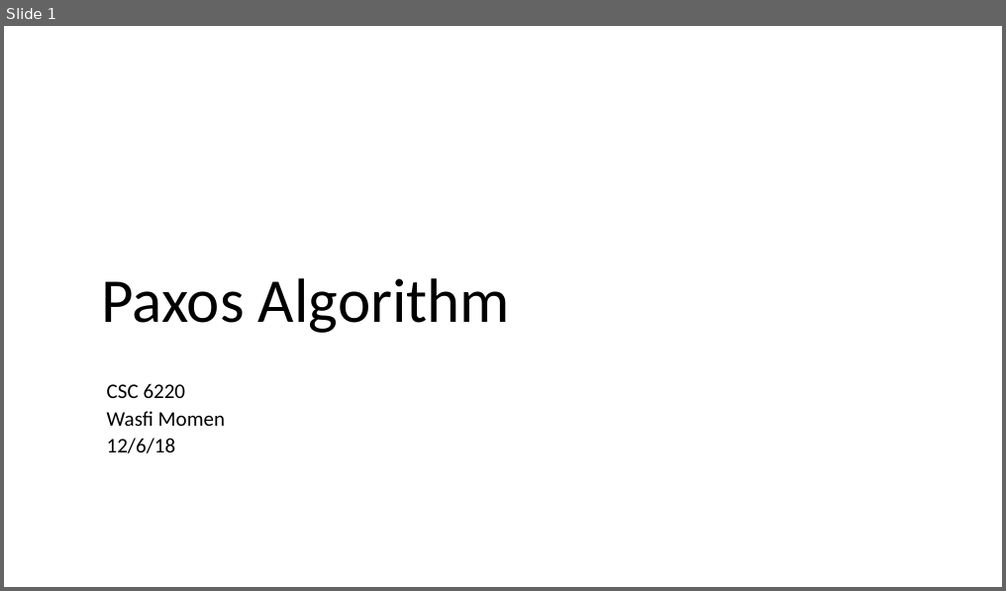
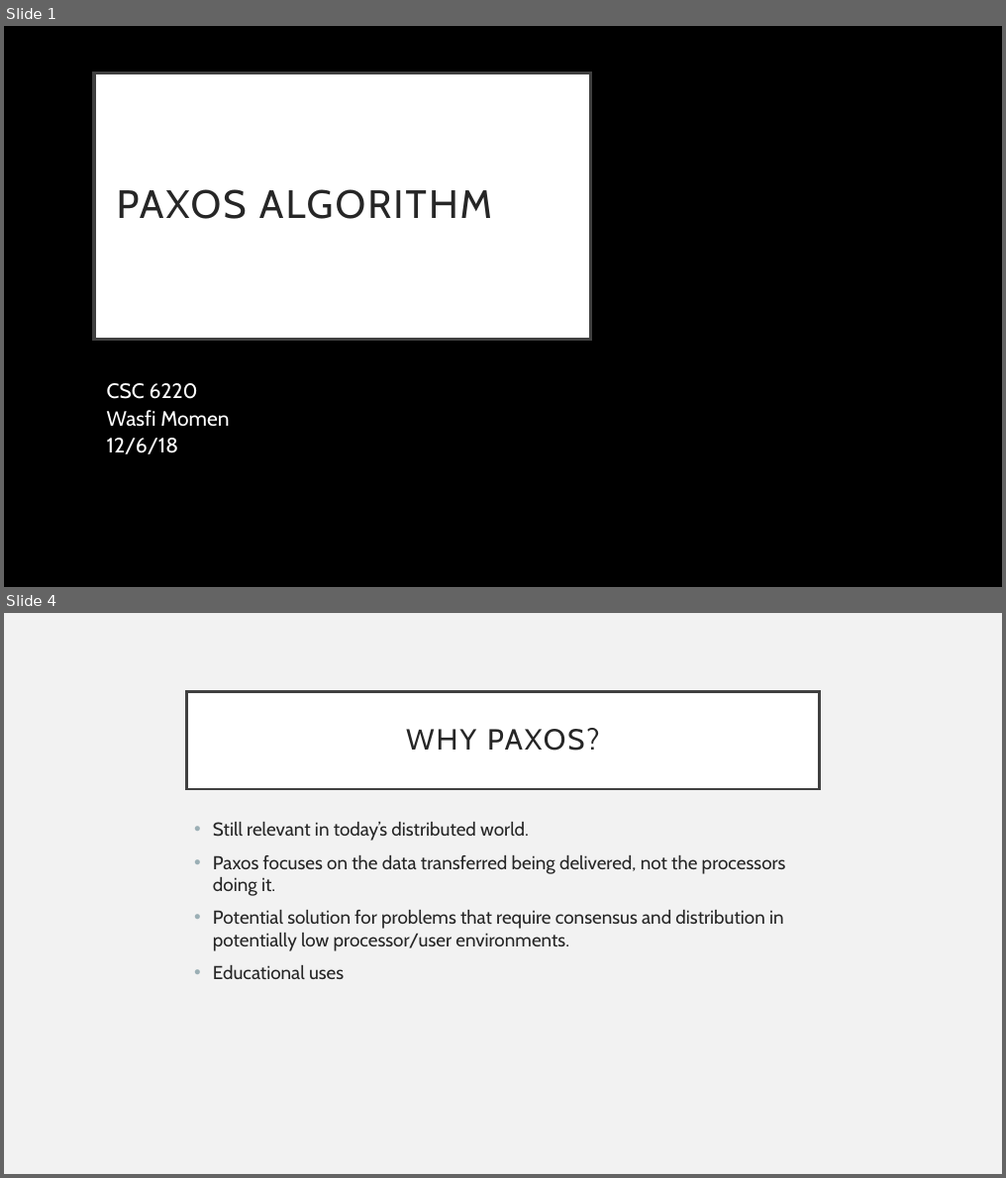
Before and after one commit to CodeFluent/Notes, a slide deck: CS-6220/hw/Grad_Project/Paxos Algorithm.pptx. Shown one above the other, each under a label of ours: slide 1 before the commit, slides 1 and 4 after it; the slides between them are not shown. The pictures are 1006x591 and 1006x1178 pixels, drawn with LibreOffice and Linux fonts; fonts in the diff are those of the drawing. Boxes give left, top, right and bottom in pixels: in the first picture for what was removed or moved away, otherwise in the second. Text is boxed around its words. In the diff, an @@ line names an element or a change of style, - is before the commit and + after.

```diff
--- a/CS-6220/hw/Grad_Project/Paxos Algorithm.pptx
+++ b/CS-6220/hw/Grad_Project/Paxos Algorithm.pptx
@@ slide 4 added at [4,613,1002,1174], background #F2F2F2 @@
@@ title added at [187,691,819,789], fill #FFFFFF, outline #404040 2.5 pt, 28 pt, text #262626 @@
+WHY PAXOS?
@@ text added at [213,822,786,979], 18 pt, text #262626 @@
+• Still relevant in today’s distributed world.
+• Paxos focuses on the data transferred being delivered, not the processors doing it.
+• Potential solution for problems that require consensus and distribution in potentially low processor/user environments.
+• Educational uses
@@ slide 1 changed as well @@
@@ background #FFFFFF to #000000 @@
@@ title "PAXOS ALGORITHM": place and size @@
-title "PAXOS ALGORITHM" at [102,278,510,333]
+title "PAXOS ALGORITHM" at [94,74,591,340]
@@ title "PAXOS ALGORITHM" at [94,74,591,340]: vertical alignment bottom to middle; fill none to #FFFFFF; outline none to #404040 3 pt @@
@@ title at [117,189,492,219]: text changed; size 60 to 38 pt; font Calibri to Cabin; text colour #000000 to #262626 @@
-Paxos Algorithm
+PAXOS ALGORITHM
@@ subtitle "CSC 6220" at [107,383,229,455]: font Calibri to Cabin, text colour #000000 to #FFFFFF @@
```
Also in this commit, not shown: 1 other slide changed, 9 other slides added, 14 slides removed, 16 other files.
